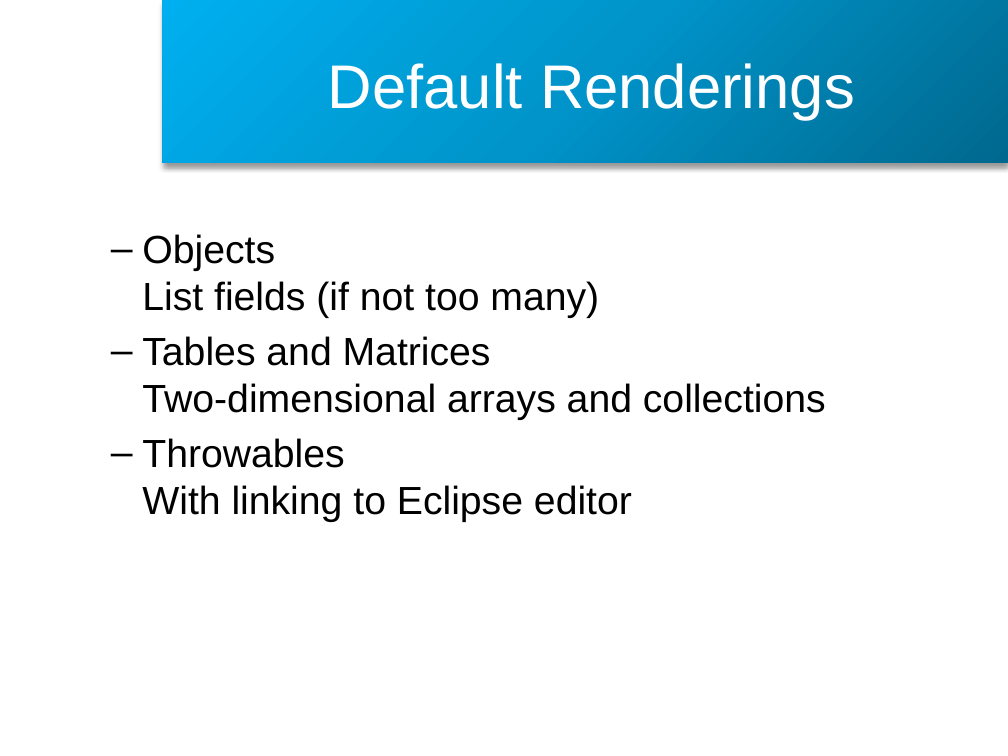
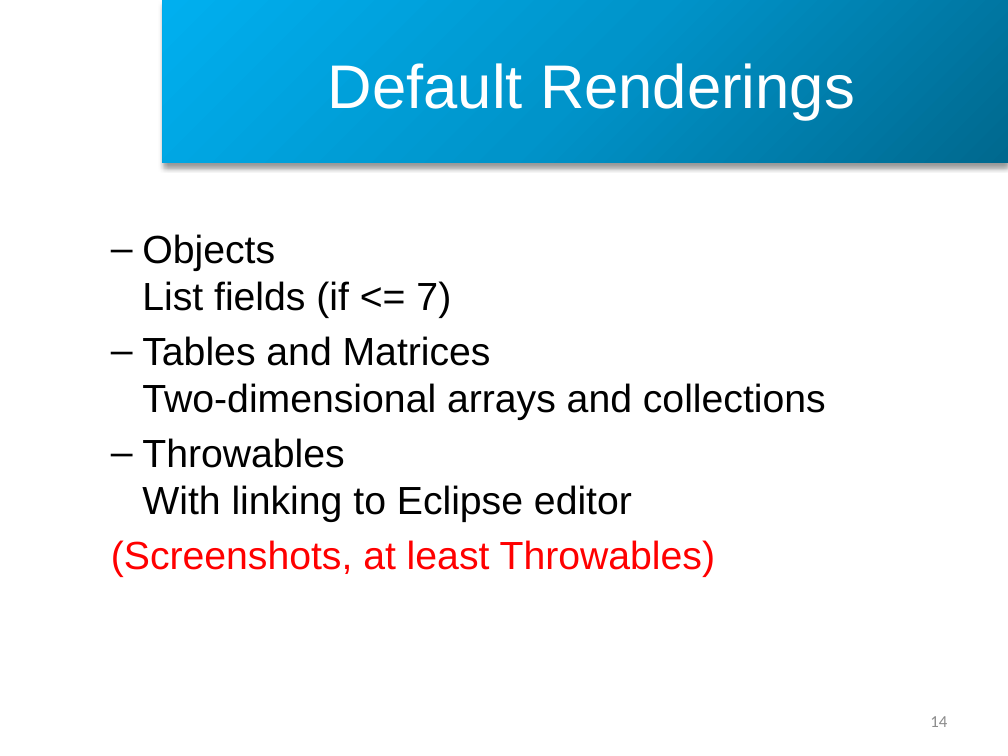
Before and after one commit to CedricReichenbach/DoodleDebug, a slide deck: slide 14 of presentations/Demo DoodleDebug Spring 2013.pptx (slide 15 before the commit). Drawn at 1008x756 pixels with LibreOffice and Linux fonts; fonts in the diff are those of the drawing; background and template pictures are left out. Boxes give left, top, right and bottom in pixels: in the first picture for what was removed or moved away, otherwise in the second. Text is boxed around its words. In the diff, an @@ line names an element or a change of style, - is before the commit and + after.

```diff
--- a/presentations/Demo DoodleDebug Spring 2013.pptx
+++ b/presentations/Demo DoodleDebug Spring 2013.pptx
@@ text at (x1=142, y1=234, x2=451, y2=318): text changed @@
-  – Objects
-    List fields (if not too many)
+  – Objects
+    List fields (if <= 7)
@@ text at (x1=111, y1=540, x2=715, y2=577): paragraph added @@
+  (Screenshots, at least Throwables)
@@ page number added at (x1=930, y1=716, x2=947, y2=727), 12 pt, text #8C8C8C @@
+14
```
Also in this commit, not shown: 12 other slides changed, 4 slides added, 5 slides removed, 28 other files.
